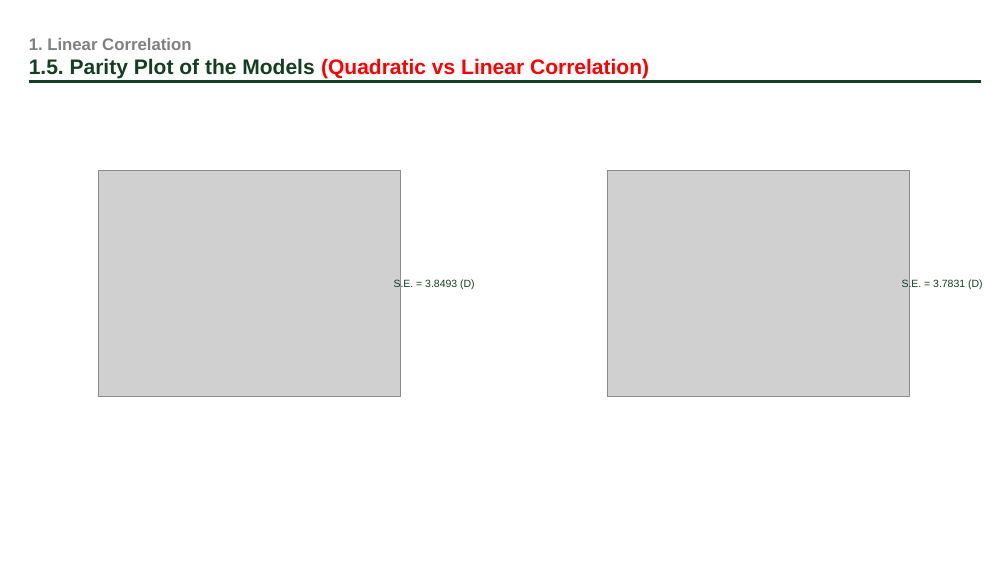
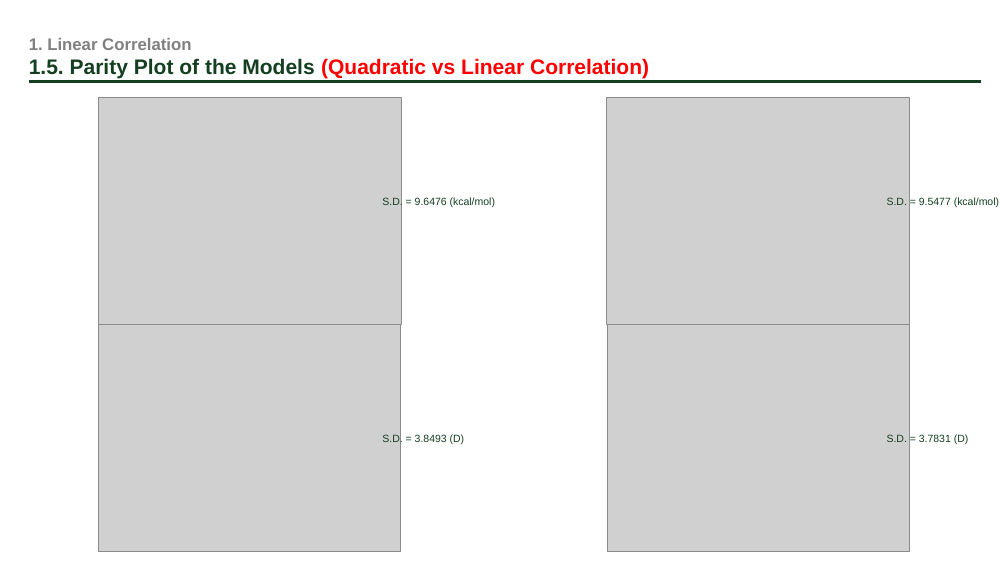
Before and after one commit to jadenlee99/KimLab_CSU, a slide deck: slide 9 of presentation/240801_KimGroup.pptx. Drawn at 1008x567 pixels with LibreOffice and Linux fonts; fonts in the diff are those of the drawing; grey boxes stand for pictures. Boxes give left, top, right and bottom in pixels: in the first picture for what was removed or moved away, otherwise in the second. Text is boxed around its words. In the diff, an @@ line names an element or a change of style, - is before the commit and + after.

```diff
--- a/presentation/240801_KimGroup.pptx
+++ b/presentation/240801_KimGroup.pptx
@@ picture added at [98,98,401,324] @@
@@ picture: place and size @@
-picture at [607,170,910,397]
+picture at [607,98,910,324]
@@ text at [382,197,495,208]: text changed @@
-S.E. = 3.8493 (D)
+S.D. = 9.6476 (kcal/mol)
@@ text at [887,197,999,207]: text changed @@
-S.E. = 3.7831 (D)
+S.D. = 9.5477 (kcal/mol)
@@ picture: place and size @@
-picture at [98,170,401,397]
+picture at [98,324,401,551]
@@ picture added at [607,324,910,551] @@
@@ text added at [382,434,465,445], 10 pt, text #143F21 @@
+S.D. = 3.8493 (D)
@@ text added at [887,434,969,444], 10 pt, text #143F21 @@
+S.D. = 3.7831 (D)
```
Also in this commit, not shown: 3 other slides changed, 3 slides added, 14 other files.
